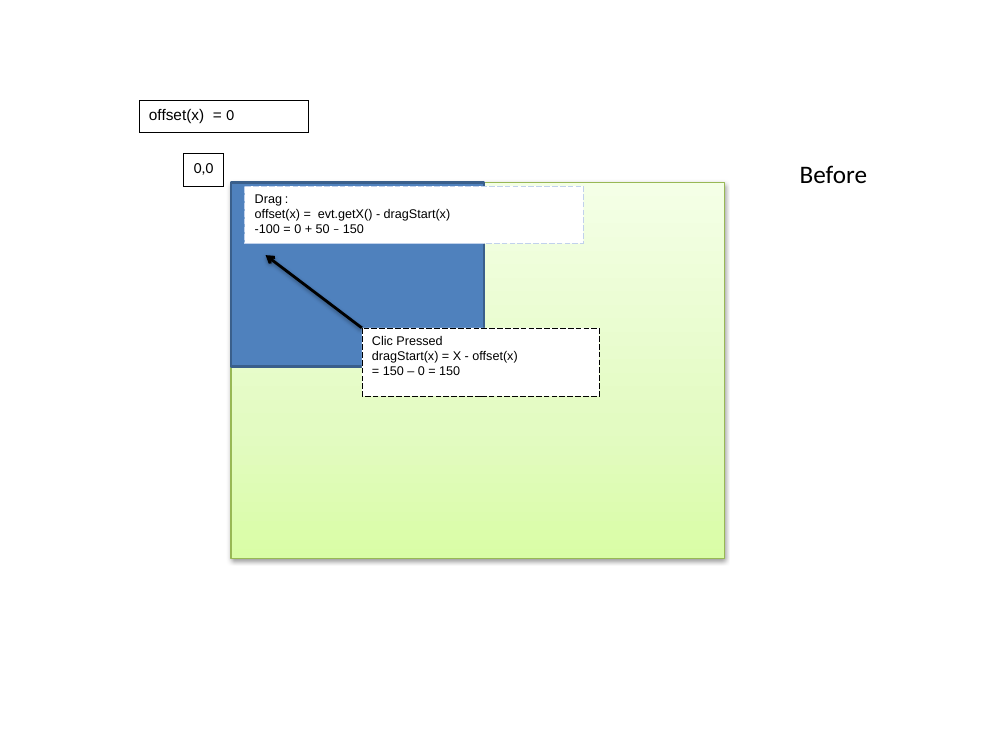
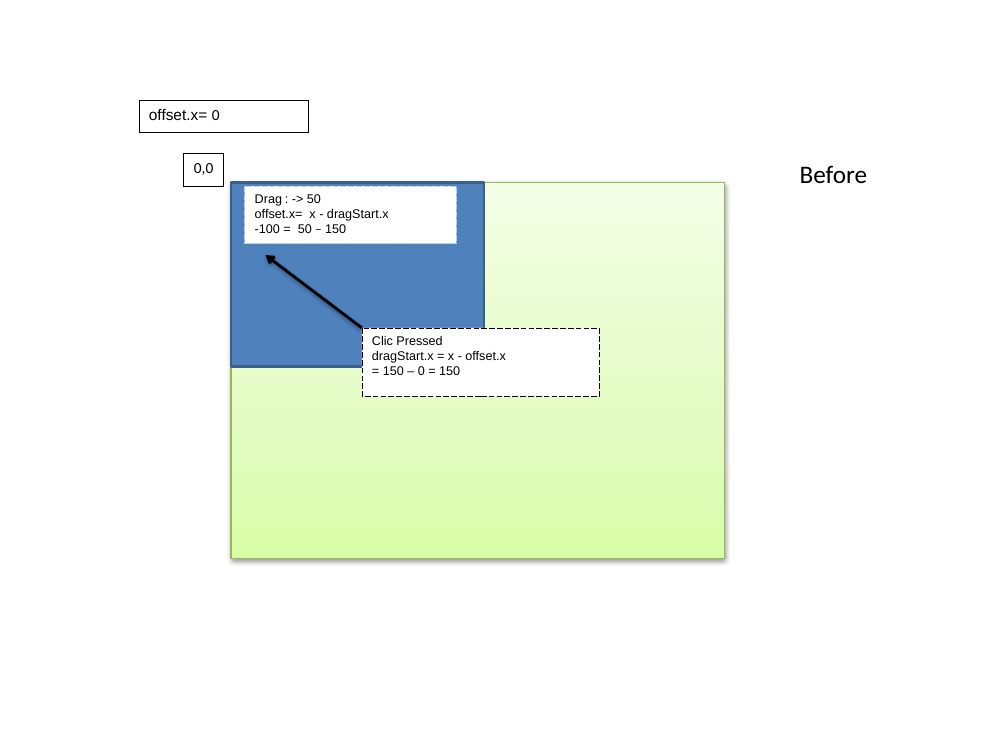
Before and after one commit to ckl67/PAC-Tool, a slide deck: slide 4 of prog_help/EnthalpyDraw.pptx (slide 2 before the commit). Drawn at 1008x756 pixels with LibreOffice and Linux fonts; fonts in the diff are those of the drawing. Boxes give left, top, right and bottom in pixels: in the first picture for what was removed or moved away, otherwise in the second. Text is boxed around its words. In the diff, an @@ line names an element or a change of style, - is before the commit and + after.

```diff
--- a/prog_help/EnthalpyDraw.pptx
+++ b/prog_help/EnthalpyDraw.pptx
@@ text in rectangle at [149,109,220,120]: text changed @@
-offset(x) = 0
+offset.x= 0
@@ rectangle "Drag : -> 50": place and size @@
-rectangle "Drag : -> 50" at [245,186,584,244]
+rectangle "Drag : -> 50" at [245,186,457,244]
@@ text in rectangle at [255,194,389,233]: text changed @@
-Drag :
-offset(x) = evt.getX() - dragStart(x)
--100 = 0 + 50 – 150
+Drag : -> 50
+offset.x= x - dragStart.x
+-100 = 50 – 150
@@ text in rectangle at [372,351,505,363]: text changed @@
-dragStart(x) = X - offset(x)
+dragStart.x = x - offset.x
```
Also in this commit, not shown: 8 other slides changed, 5 slides added, 3 slides removed, 10 other files.
